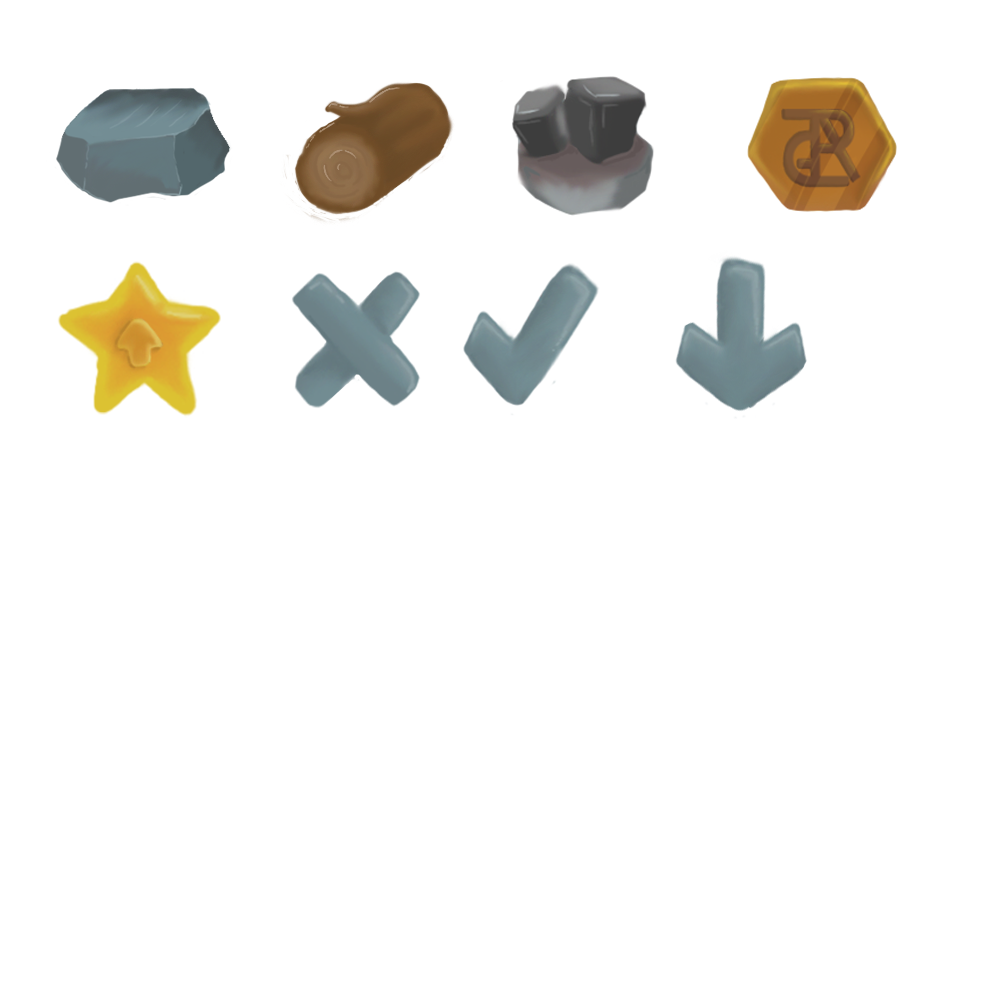
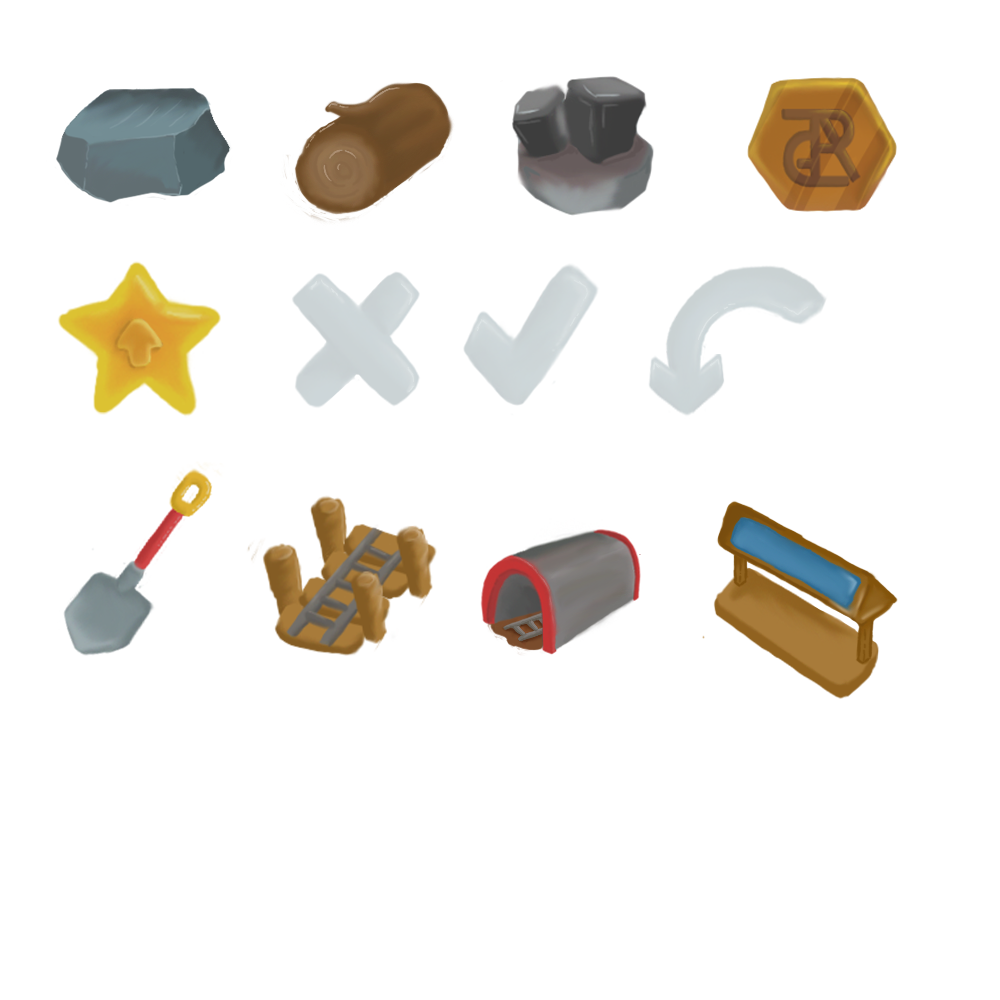
Two versions of the same layered image (1000×1000). Layer-by-layer changes:
added layer "Calque 3" above "Calque 1" over left=702, top=500, right=898, bottom=666
added layer "Calque 1" above "tunel" over left=713, top=567, right=880, bottom=699
added layer "tunel" above "pont" over left=480, top=529, right=641, bottom=656
added layer "pont" above "fleche" over left=246, top=495, right=437, bottom=656
renamed "Calque 5" to "fleche", painted on it over left=648, top=255, right=827, bottom=419
renamed "Calque 2" to "ok", painted on it over left=463, top=263, right=600, bottom=415
added layer "pelle" above "croix" over left=63, top=461, right=223, bottom=656
renamed "Calque 1" to "croix", painted on it over left=292, top=271, right=420, bottom=408
